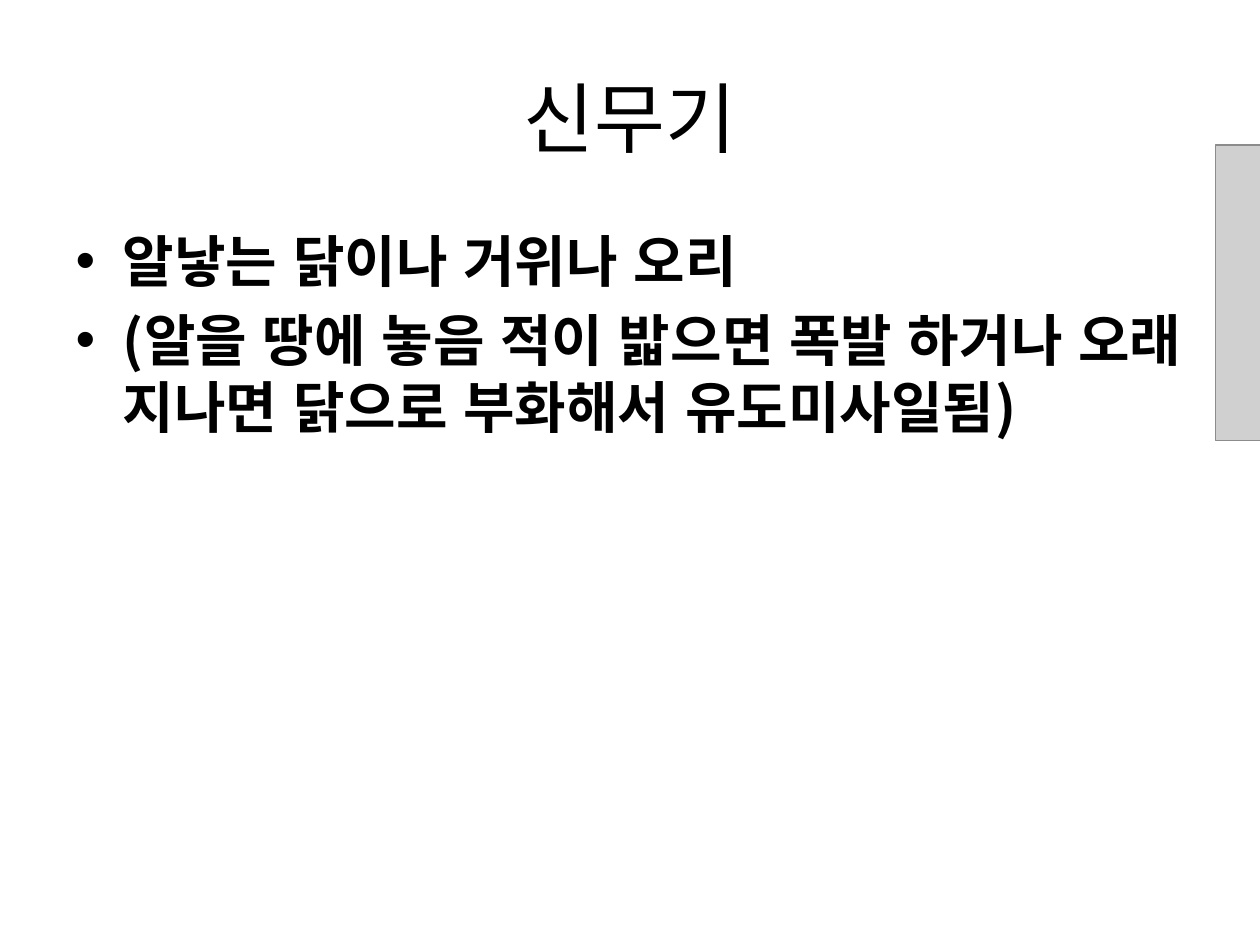
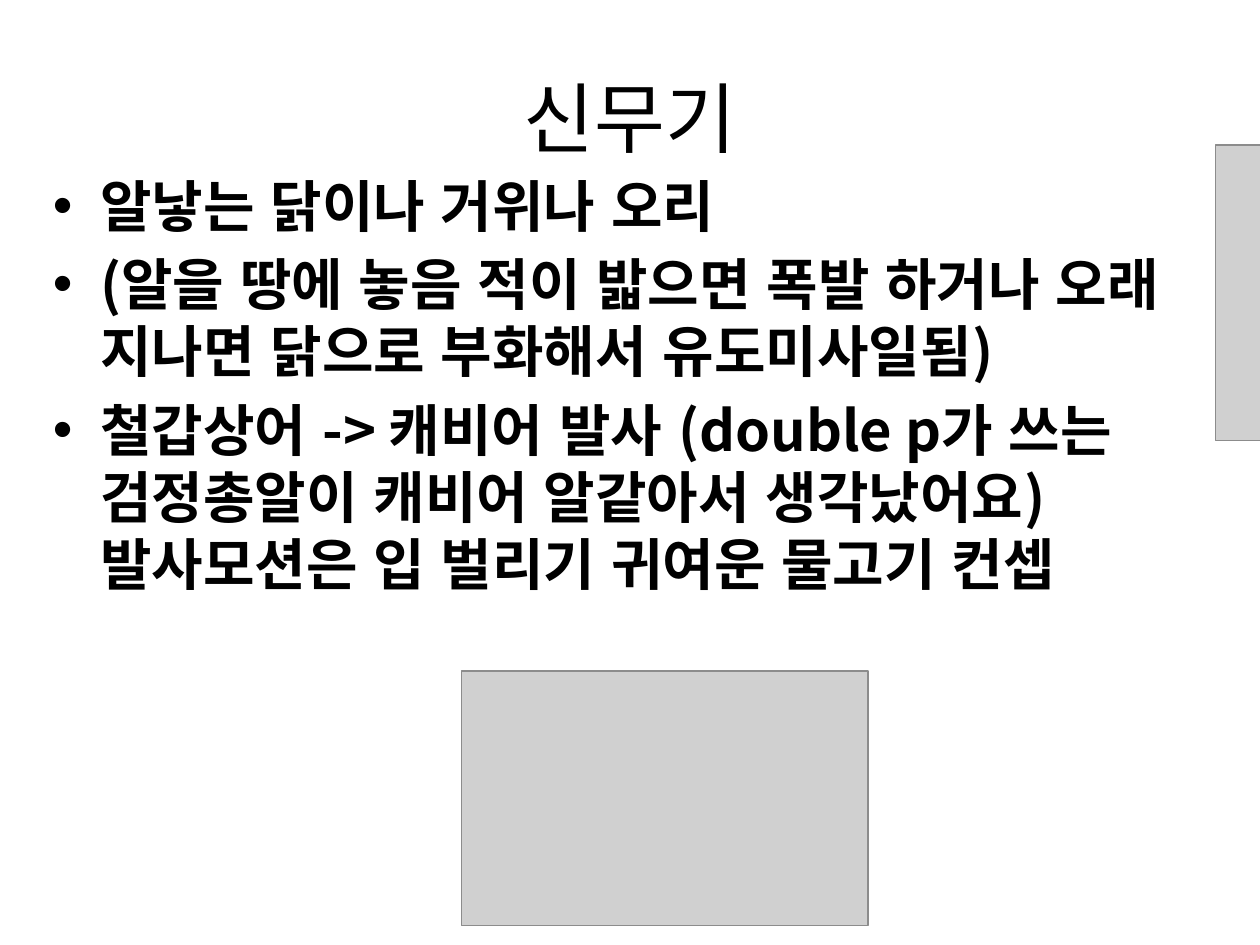
Before and after one commit to gkdlgndpdu/EscapeJail, a slide deck: slide 28 of EscapeJail/Assets/기획/스테이지1기획.pptx. Drawn at 1260x945 pixels with LibreOffice and Linux fonts; fonts in the diff are those of the drawing; grey boxes stand for pictures. Boxes give left, top, right and bottom in pixels: in the first picture for what was removed or moved away, otherwise in the second. Text is boxed around its words. In the diff, an @@ line names an element or a change of style, - is before the commit and + after.

Commit message:
신규무기기획

```diff
--- a/EscapeJail/Assets/기획/스테이지1기획.pptx
+++ b/EscapeJail/Assets/기획/스테이지1기획.pptx
@@ text "알낳는 닭이나 거위나 오리": place and size @@
-text "알낳는 닭이나 거위나 오리" at [123,235,1181,439]
+text "알낳는 닭이나 거위나 오리" at [100,180,1159,590]
@@ text at [100,404,1112,590]: paragraph added @@
+• 철갑상어 -> 캐비어 발사 (double p가 쓰는 검정총알이 캐비어 알같아서 생각났어요) 발사모션은 입 벌리기 귀여운 물고기 컨셉
@@ picture added at [461,670,868,925] @@
```
